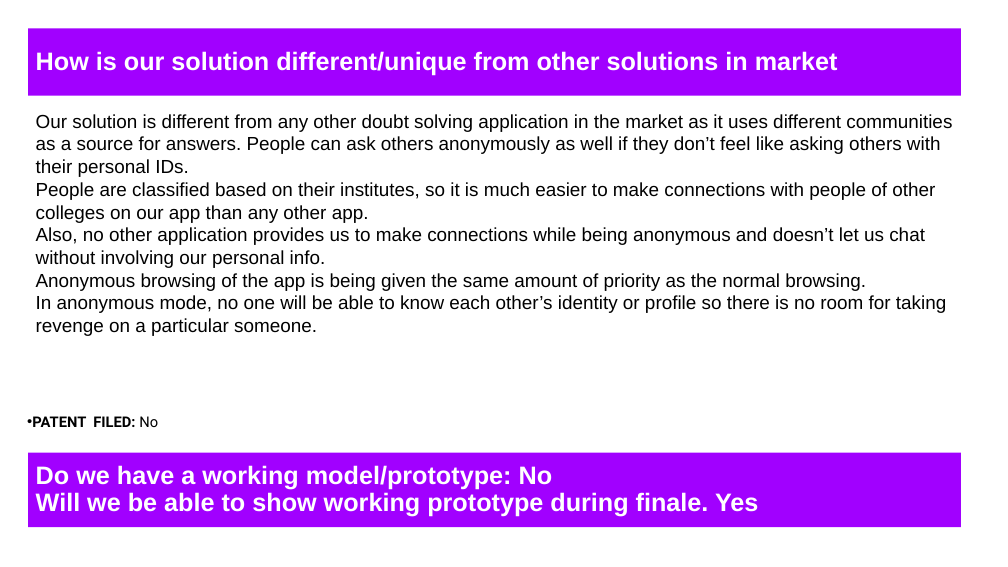
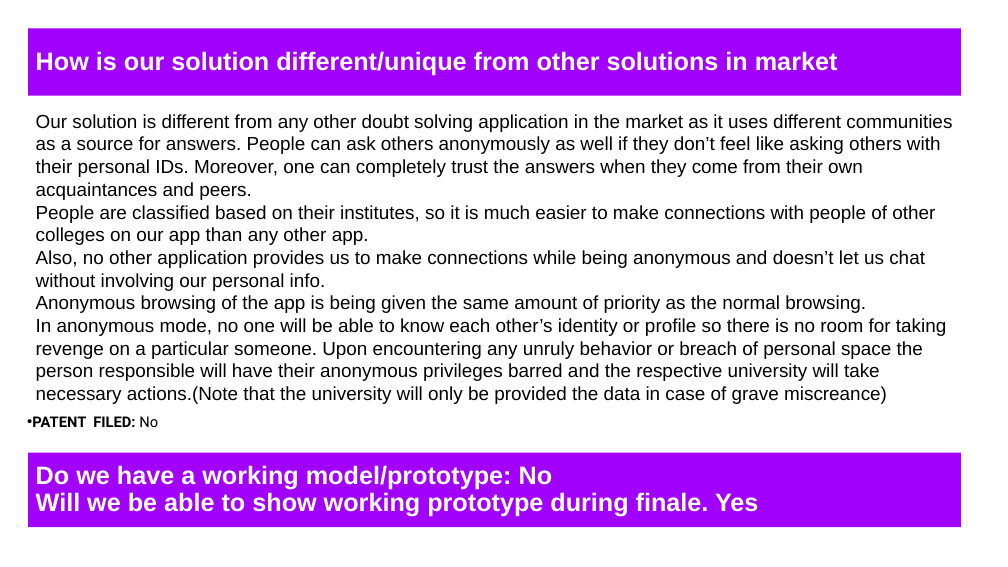
Before and after one commit to Gupta-Shashwat/Figma, a slide deck: slide 7 of QOC/Prototypes_Colgrow.pptx. Drawn at 1008x567 pixels with LibreOffice and Linux fonts; fonts in the diff are those of the drawing. Boxes give left, top, right and bottom in pixels: in the first picture for what was removed or moved away, otherwise in the second. Text is boxed around its words. In the diff, an @@ line names an element or a change of style, - is before the commit and + after.

```diff
--- a/QOC/Prototypes_Colgrow.pptx
+++ b/QOC/Prototypes_Colgrow.pptx
@@ text at [36,114,952,200]: text changed @@
-Our solution is different from any other doubt solving application in the market as it uses different communities as a source for answers. People can ask others anonymously as well if they don’t feel like asking others with their personal IDs.
+Our solution is different from any other doubt solving application in the market as it uses different communities as a source for answers. People can ask others anonymously as well if they don’t feel like asking others with their personal IDs. Moreover, one can completely trust the answers when they come from their own acquaintances and peers.
@@ text at [36,318,946,404]: text changed @@
-In anonymous mode, no one will be able to know each other’s identity or profile so there is no room for taking revenge on a particular someone.
+In anonymous mode, no one will be able to know each other’s identity or profile so there is no room for taking revenge on a particular someone. Upon encountering any unruly behavior or breach of personal space the person responsible will have their anonymous privileges barred and the respective university will take necessary actions.(Note that the university will only be provided the data in case of grave miscreance)
```
Also in this commit, not shown: 2 other slides changed.
